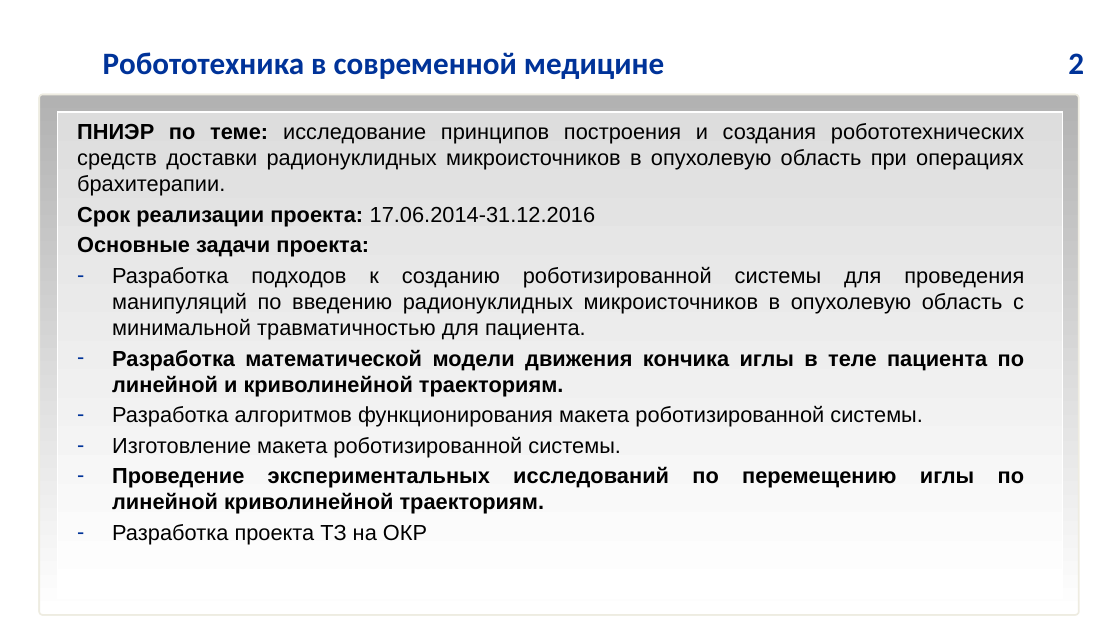
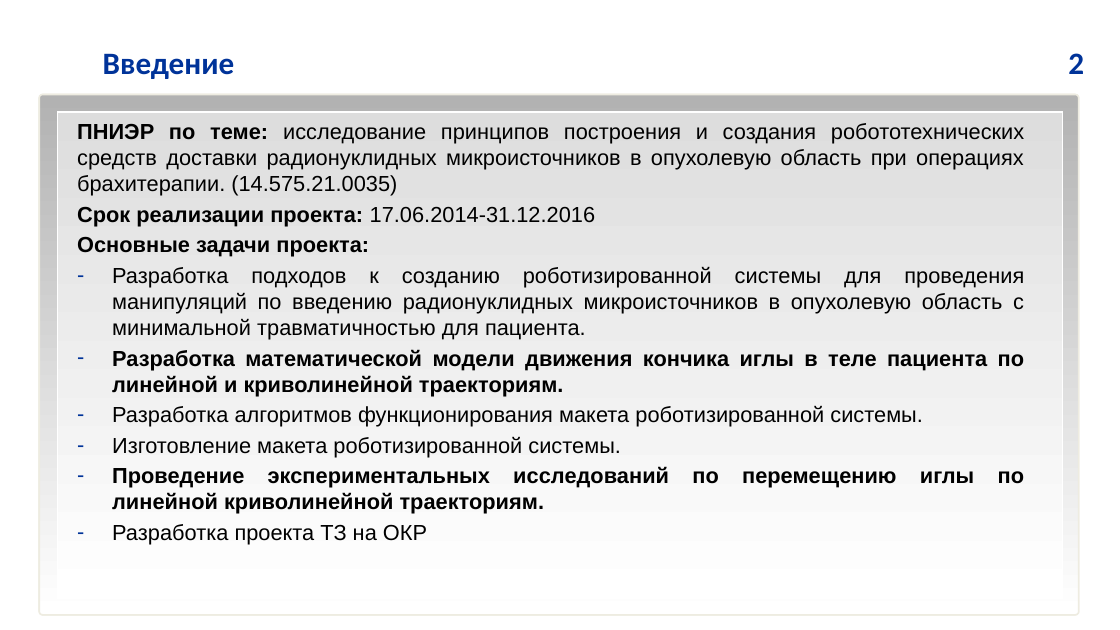
Before and after one commit to IgVaCompany/MyWorks, a slide deck: slide 2 of Dissertacia/MyWork/DocWork/Дружинин_НТС_Май_ЦНИИ_РТК.pptx. Drawn at 1120x630 pixels with LibreOffice and Linux fonts; fonts in the diff are those of the drawing; background and template pictures are left out. Boxes give left, top, right and bottom in pixels: in the first picture for what was removed or moved away, otherwise in the second. Text is boxed around its words. In the diff, an @@ line names an element or a change of style, - is before the commit and + after.

```diff
--- a/Dissertacia/MyWork/DocWork/Дружинин_НТС_Май_ЦНИИ_РТК.pptx
+++ b/Dissertacia/MyWork/DocWork/Дружинин_НТС_Май_ЦНИИ_РТК.pptx
@@ text at [103, 53, 235, 79]: text changed @@
-Робототехника в современной медицине
+Введение
@@ text at [77, 123, 1024, 196]: text changed @@
-ПНИЭР по теме: исследование принципов построения и создания робототехнических средств доставки радионуклидных микроисточников в опухолевую область при операциях брахитерапии.
+ПНИЭР по теме: исследование принципов построения и создания робототехнических средств доставки радионуклидных микроисточников в опухолевую область при операциях брахитерапии. (14.575.21.0035)
```
Also in this commit, not shown: 5 other slides changed.
